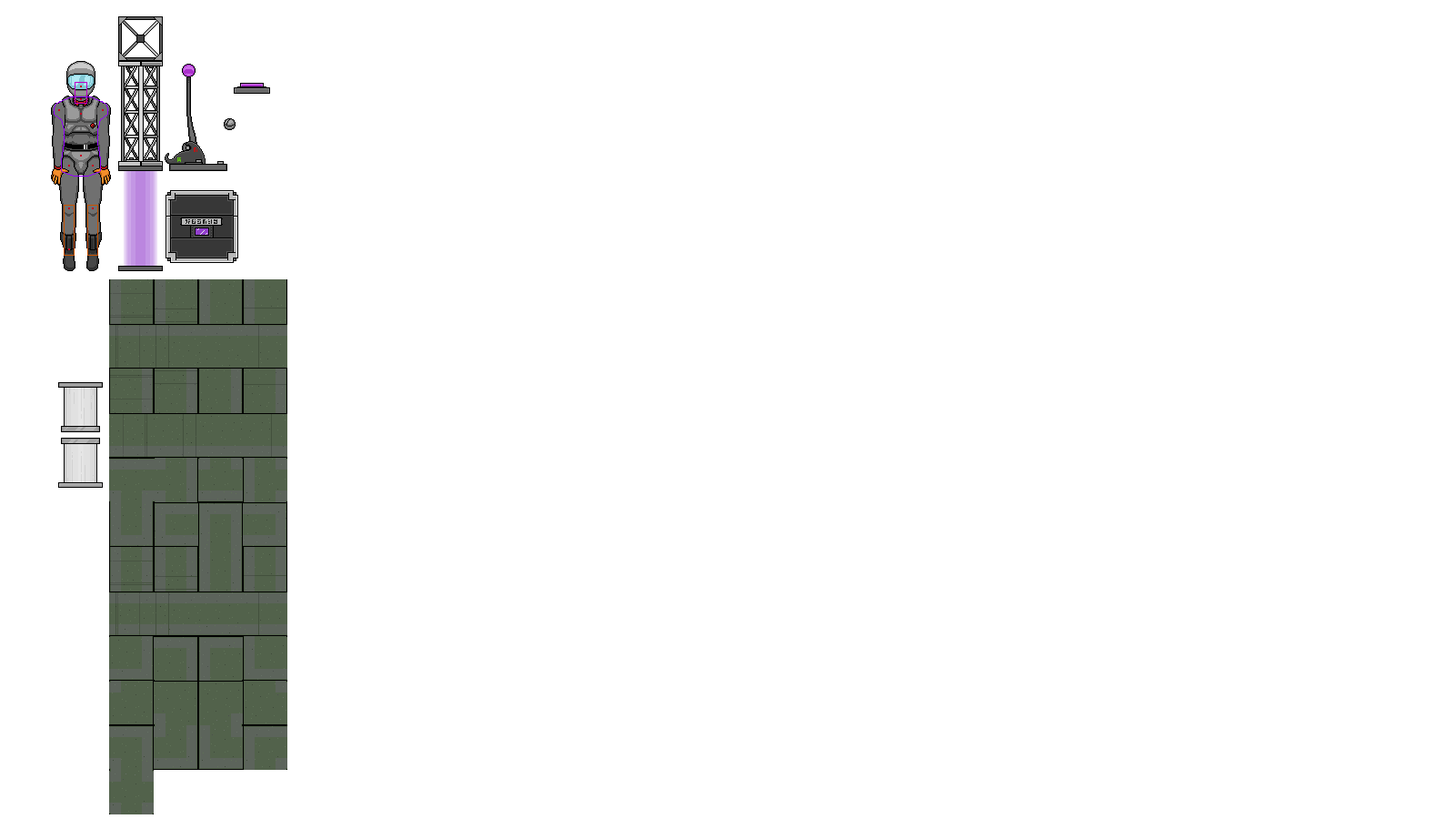
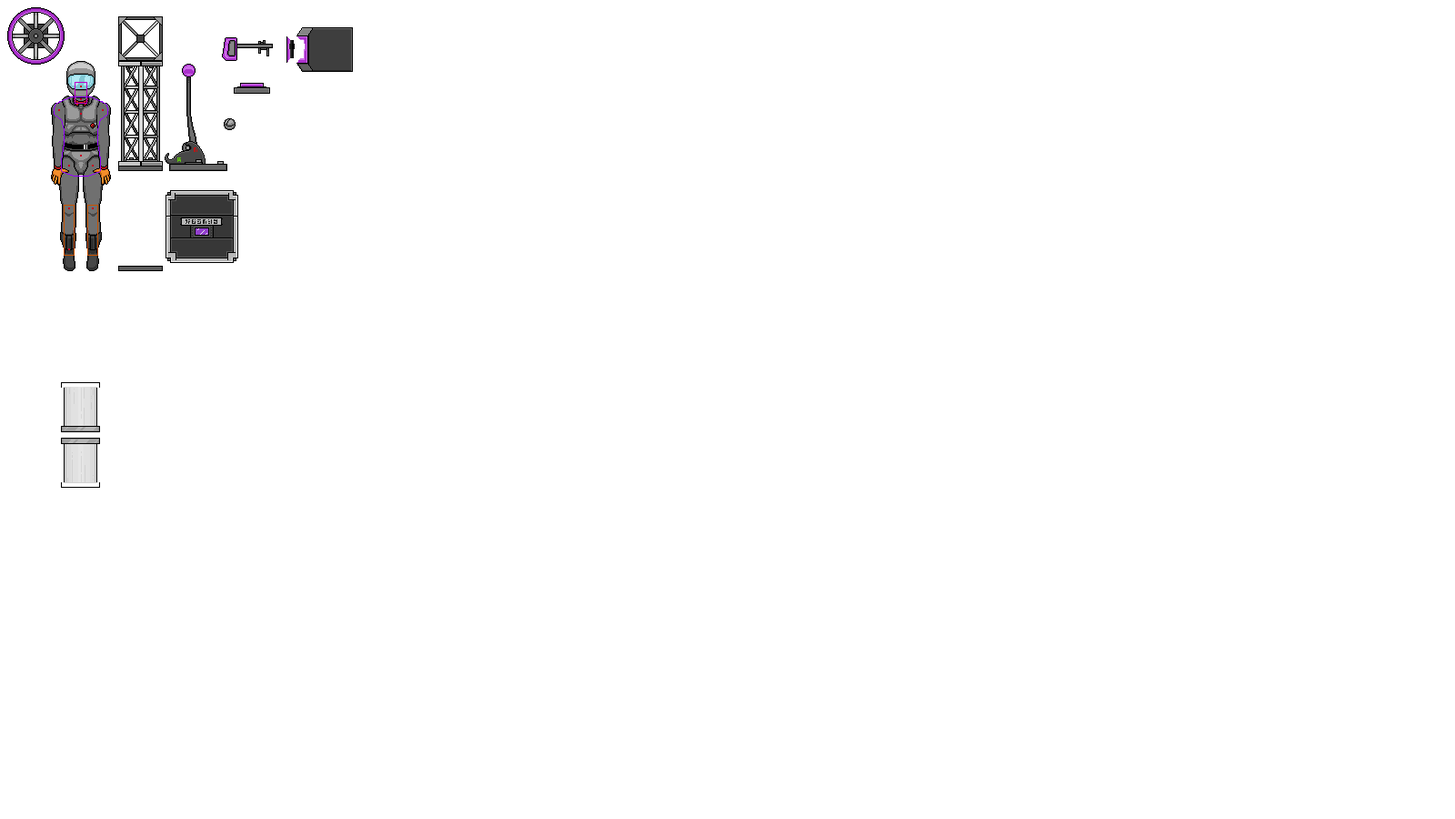
Layered file, before and after one edit (1455x819). Changes by layer:
hid "Layer 3", painted on it over [58, 171, 288, 815]
painted on "Layer 4" over [221, 27, 353, 72]
painted on "Objects" over [7, 7, 65, 65]
painted on "Layer 2" over [23, 23, 49, 49]
